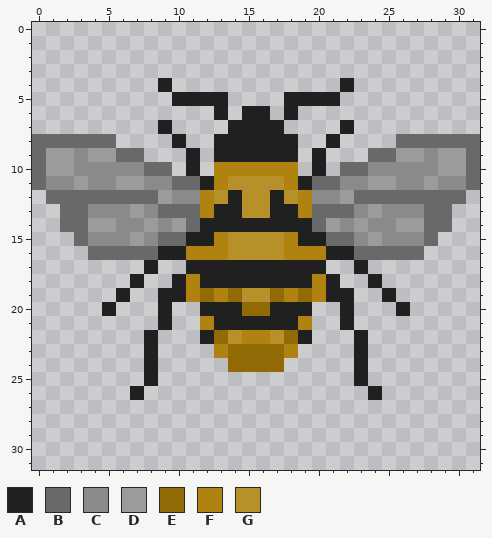
A pixel-art sprite gets an edit: portfolio/src/images/Bumble-Logo.png. This is how it looked before the edit.
The file is 64x64 pixels, drawn in blocks of 2x2; one block is one cell here.
Palette (. is transparent): A #202020  B #696969  C #8a8a8a  D #9b9b9b  E #916a06  F #b08311  G #b8902a
Pixels before, first column x 0:
 4 .........A............A.........
 5 ..........AAAA....AAAA..........
 6 .............A.AA.A.............
 7 .........A....AAAA....A.........
 8 BBBBBB....A..AAAAAA..A....BBBBBB
 9 BDDCDDBB...A.AAAAAA.A...BBDDCDDB
10 BDDCCCCCBB.A.FFFFFF.A.BBCCCCCDDB
11 BCCDCCDDCCBBAFGGGGFABBCCDDCCDCCB
12 .BBBBBBBBDCCFGAGGAGFCCDBBBBBBBB.
13 ..BBCCCDCBBBFAAGGAAFBBBCDCCCBB..
14 ..BBDDCCDCDBAAAAAAAABDCDCCDDBB..
15 ...BCCCDCBBAAFGGGGFAABBCDCCCB...
16 ....BBBBBAAFFFGGGGFFFAABBBBB....
17 ........A..AAAAAAAAAA..A........
18 .......A..AFAAAAAAAAFA..A.......
19 ......A..AAFEFEGGEFEFAA..A......
20 .....A...A..AAAEEAAA..A...A.....
21 .........A..FAAAAAAF..A.........
22 ........A...AEGFFGEA...A........
23 ........A....FEEEEF....A........
24 ........A.....EEEE.....A........
25 ........A..............A........
26 .......A................A.......
After the commit:
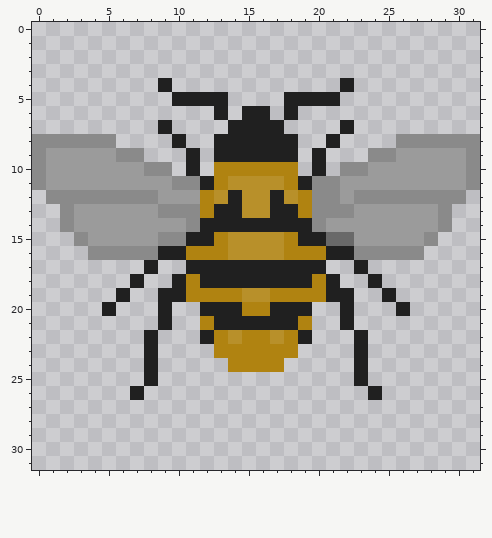
From old to new:
y 8: x 0..5 BBBBBB -> CCCCCC; x 26..31 BBBBBB -> CCCCCC
y 9: x 0 B -> C; x 3 C -> D; x 6..7 BB -> CC; x 24..25 BB -> CC; x 28 C -> D; x 31 B -> C
y 10: x 0 B -> C; x 3..9 CCCCCBB -> DDDDDCC; x 22..28 BBCCCCC -> CCDDDDD; x 31 B -> C
y 11: x 0..2 BCC -> CDD; x 4..5 CC -> DD; x 8..11 CCBB -> DDCC; x 20..23 BBCC -> CCDD; x 26..27 CC -> DD; x 29..31 CCB -> DDC
y 12: x 1..8 BBBBBBBB -> CCCCCCCC; x 10..11 CC -> DD; x 23..30 BBBBBBBB -> CCCCCCCC
y 13: x 2..6 BBCCC -> CDDDD; x 8..11 CBBB -> DCCC; x 20..23 BBBC -> CCCD; x 25..29 CCCBB -> DDDDC
y 14: x 2..3 BB -> CD; x 6..7 CC -> DD; x 9 C -> D; x 11 B -> C; x 20 B -> C; x 22 C -> D; x 24..25 CC -> DD; x 28..29 BB -> DC
y 15: x 3..6 BCCC -> CDDD; x 8..10 CBB -> DCC; x 23 C -> D; x 25..28 CCCB -> DDDC
y 16: x 4..8 BBBBB -> CCCCC; x 23..27 BBBBB -> CCCCC
y 19: x 12 E -> F; x 14 E -> F; x 17 E -> F; x 19 E -> F
y 20: x 15..16 EE -> FF
y 22: x 13 E -> F; x 18 E -> F
y 23..24: x 14..17 EEEE -> FFFF
Changed places in both pictures, as pixel boxes (x1, y1, x2, y2):
changed: (32, 134, 480, 372)
